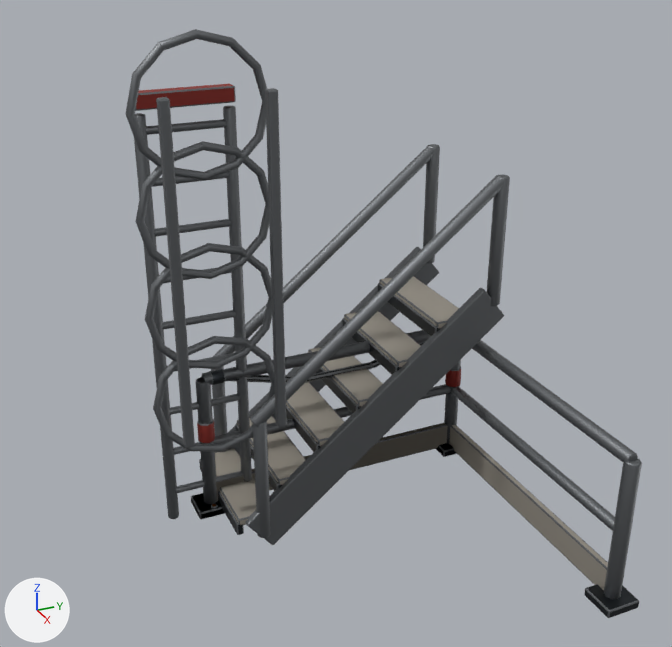
What one commit did to the Blender file Assets/Game/Art/Models/_Source~/components/structural/handrail.blend.
Both versions are drawn from a 50 mm camera at (5.51, -1.48, 4.04) aimed at (0.82, 0.63, 1.7). The lights are fixed; the arrows at lower left show +X, +Y and +Z. The picture after the commit comes second. Mesh edges are drawn as thin lines on the coarser meshes.

Objects in the first picture: 'Mesh_Handrail_Corner', 'Mesh_Handrail_Gate', 'Mesh_Handrail_Ladder', 'Mesh_Handrail_Stair' and 1 more.
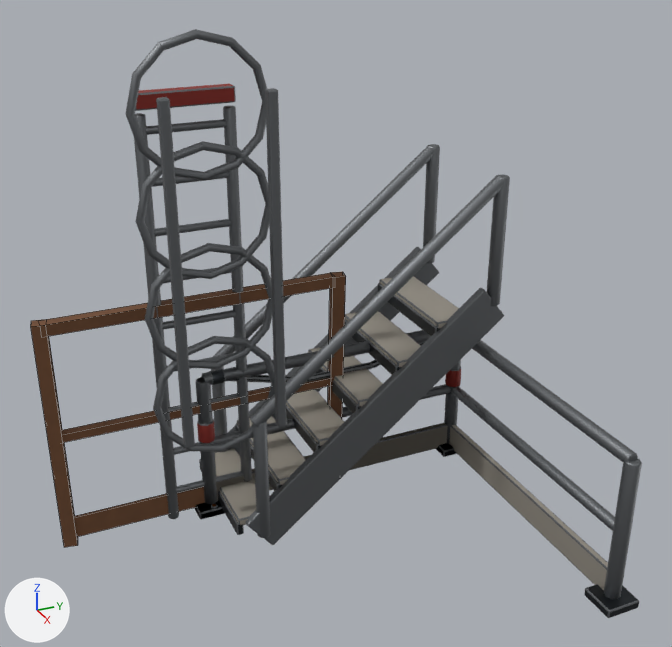
Location of each change, (x1, y1, x2, y2) in pixels of the pictures (672 x 647 px):
'Mesh_Handrail_RustyBay', added (brown): after (31, 272, 346, 547)

Diff of the bpy script that builds the scene:
```diff
--- a/Assets/Game/Art/Models/_Source~/components/structural/handrail.blend.py
+++ b/Assets/Game/Art/Models/_Source~/components/structural/handrail.blend.py
@@ mat_mat_sattower_railrust @@
+mat_mat_sattower_railrust = bpy.data.materials.new('MAT_SatTower_RailRust')
+# nodes: BsdfPrincipled, MapRange, Mix, NewGeometry, OutputMaterial, TexNoise
+# colours: brown #795032, brown #64432b, cyan #4c8686
@@ me_mesh_handrail_rustybay @@
+me_mesh_handrail_rustybay.from_pydata(...)  # 40 vertices, 30 faces; spans x 2.5..4.57, y -18.87..-18.42, z 5.38..7.04
+me_mesh_handrail_rustybay.materials.append(mat_mat_sattower_railrust)
@@ ob_mesh_handrail_rustybay @@
+ob_mesh_handrail_rustybay = bpy.data.objects.new('Mesh_Handrail_RustyBay', me_mesh_handrail_rustybay)
+ob_mesh_handrail_rustybay.location = (-18.976, -0.012, -5.379)
+ob_mesh_handrail_rustybay.rotation_euler = (0.0, 0.0, 1.384)  # degrees (0, 0, 79)
```
